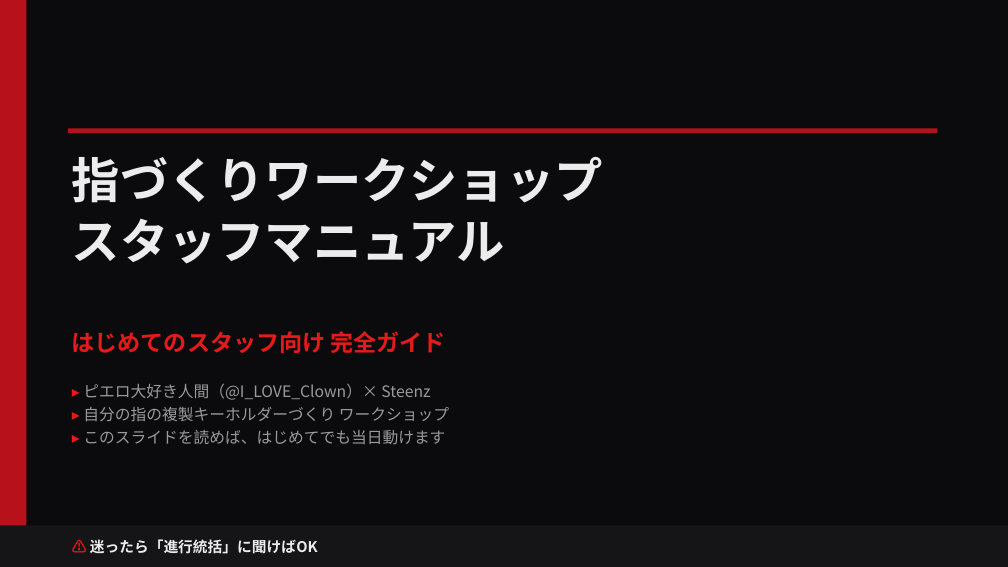
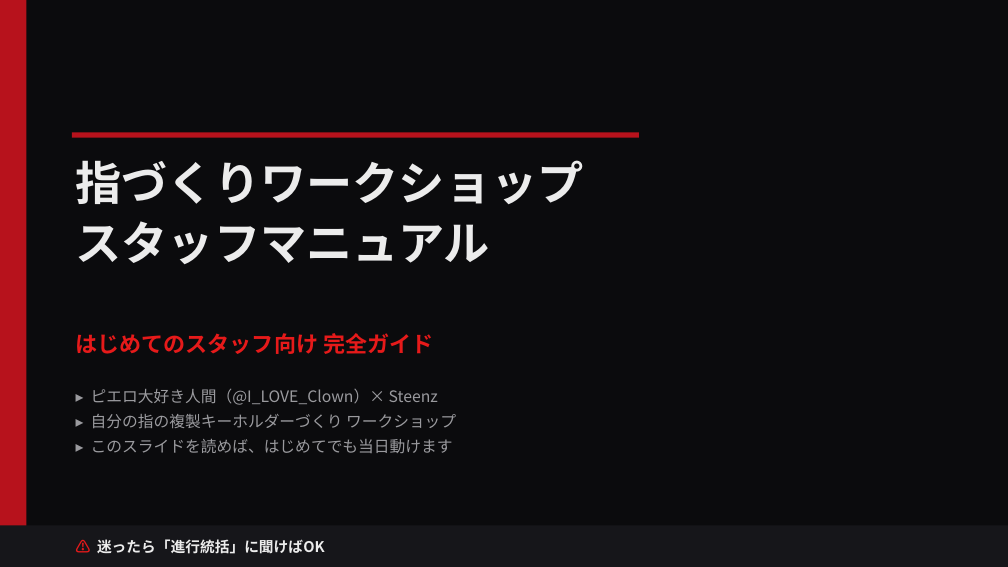
Before and after one commit to Hayato-Kurata/cc-company, a slide deck: slide 1 of 指づくりWS_スタッフマニュアル_ダーク.pptx. Drawn at 1008x567 pixels with LibreOffice and Linux fonts; fonts in the diff are those of the drawing. Boxes give left, top, right and bottom in pixels: in the first picture for what was removed or moved away, otherwise in the second. Text is boxed around its words. In the diff, an @@ line names an element or a change of style, - is before the commit and + after.

```diff
--- a/指づくりWS_スタッフマニュアル_ダーク.pptx
+++ b/指づくりWS_スタッフマニュアル_ダーク.pptx
@@ rectangle: place and size @@
-rectangle at box(68, 129, 938, 133)
+rectangle at box(72, 132, 639, 138)
@@ text "指づくりワークショップ" at box(76, 160, 584, 264): size 46 to 44 pt; more space between paragraphs @@
@@ text "はじめてのスタッフ向け 完全ガイド" at box(76, 333, 433, 354): size 22 to 21 pt; line spacing 1 to 1.05; more space between paragraphs @@
@@ text "▸ ピエロ大好き人間（@I_LOVE_Clown）× Steenz" at box(91, 389, 456, 453): text colour #E61A1A to #9A9A9E, bold off in "▸", "▸", "▸"; line spacing 1 to 1.05; more space between paragraphs @@
@@ rectangle at box(0, 526, 1008, 567): fill #151518 to #16161A @@
@@ text "⚠ 迷ったら「進行統括」に聞けばOK" at box(97, 539, 325, 554): line spacing 1 to 1.05; more space between paragraphs @@
```
Also in this commit, not shown: 13 other slides changed, 1 other file.
